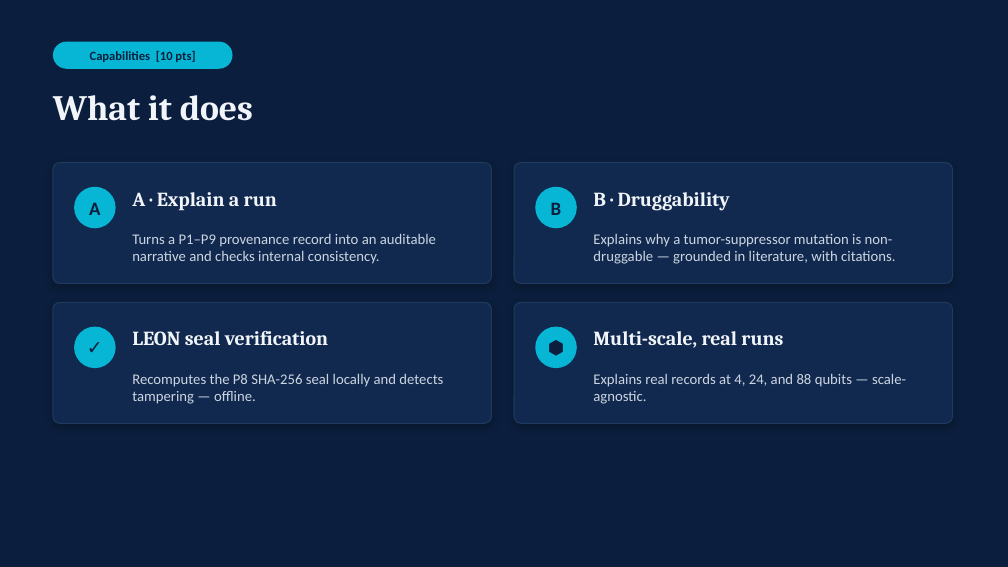
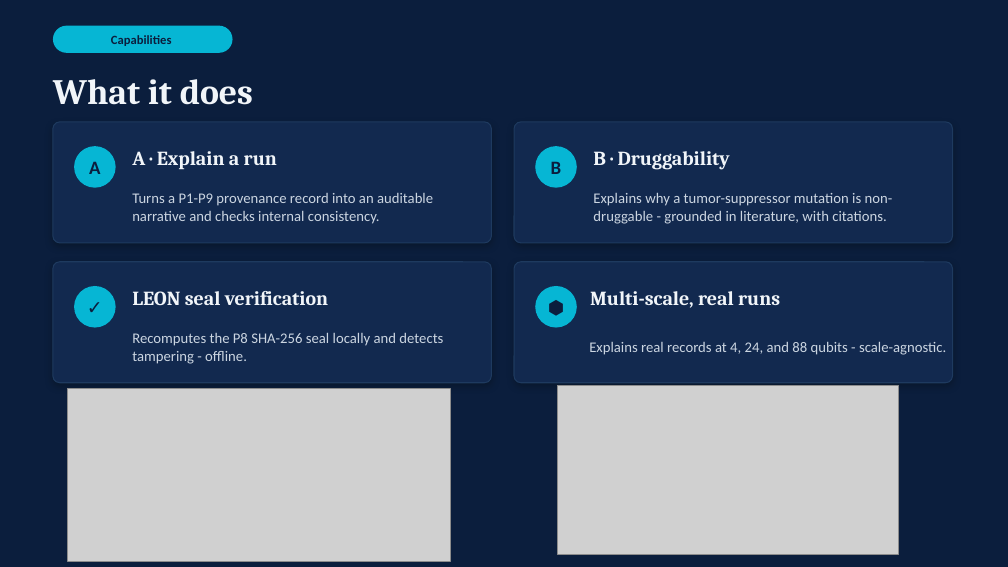
Before and after one commit to doron66-collab/lili2014, a slide deck: slide 6 of ist362_copilot/presentation/SOLANGE_Copilot_presentation.pptx. Drawn at 1008x567 pixels with LibreOffice and Linux fonts; fonts in the diff are those of the drawing; grey boxes stand for pictures. Boxes give left, top, right and bottom in pixels: in the first picture for what was removed or moved away, otherwise in the second. Text is boxed around its words. In the diff, an @@ line names an element or a change of style, - is before the commit and + after.

```diff
--- a/ist362_copilot/presentation/SOLANGE_Copilot_presentation.pptx
+++ b/ist362_copilot/presentation/SOLANGE_Copilot_presentation.pptx
@@ rounded rectangle: place and size @@
-rounded rectangle at (53, 42, 233, 69)
+rounded rectangle at (53, 26, 233, 53)
@@ text "What it does": place and size @@
-text "What it does" at (53, 95, 253, 121)
+text "What it does" at (53, 79, 253, 105)
@@ text at (111, 35, 172, 46): text changed @@
-Capabilities [10 pts]
+Capabilities
@@ text at (132, 193, 433, 224): text changed @@
-Turns a P1–P9 provenance record into an auditable narrative and checks internal consistency.
+Turns a P1-P9 provenance record into an auditable narrative and checks internal consistency.
@@ text at (593, 193, 893, 224): text changed @@
-Explains why a tumor-suppressor mutation is non-druggable — grounded in literature, with citations.
+Explains why a tumor-suppressor mutation is non-druggable - grounded in literature, with citations.
@@ 7 texts, 4 rounded rectangles, 4 ellipses: place and size @@
-7 texts, 4 rounded rectangles, 4 ellipses at (53, 163, 953, 423)
+7 texts, 4 rounded rectangles, 4 ellipses at (53, 122, 953, 383)
@@ text "Multi-scale, real runs": place and size @@
-text "Multi-scale, real runs" at (593, 331, 783, 348)
+text "Multi-scale, real runs" at (590, 291, 780, 308)
@@ text at (132, 333, 443, 364): text changed @@
-Recomputes the P8 SHA-256 seal locally and detects tampering — offline.
+Recomputes the P8 SHA-256 seal locally and detects tampering - offline.
@@ text at (589, 342, 946, 355): text changed @@
-Explains real records at 4, 24, and 88 qubits — scale-agnostic.
+Explains real records at 4, 24, and 88 qubits - scale-agnostic.
@@ picture added at (67, 389, 450, 561) @@
@@ picture added at (558, 385, 899, 554) @@
```
Also in this commit, not shown: 10 other slides changed.
